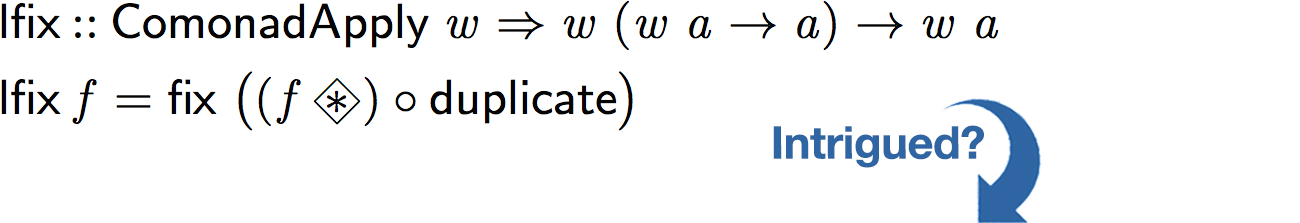
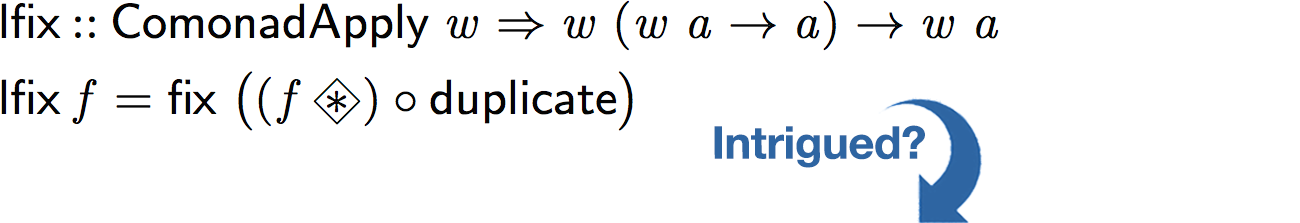
Before/after of a w=1300, h=223 layered artwork. What changed in the layer stack:
painted on "Intrigued?" over (x1=714, y1=125, x2=984, y2=168)
painted on "_318-9792" over (x1=875, y1=97, x2=1042, y2=223)
